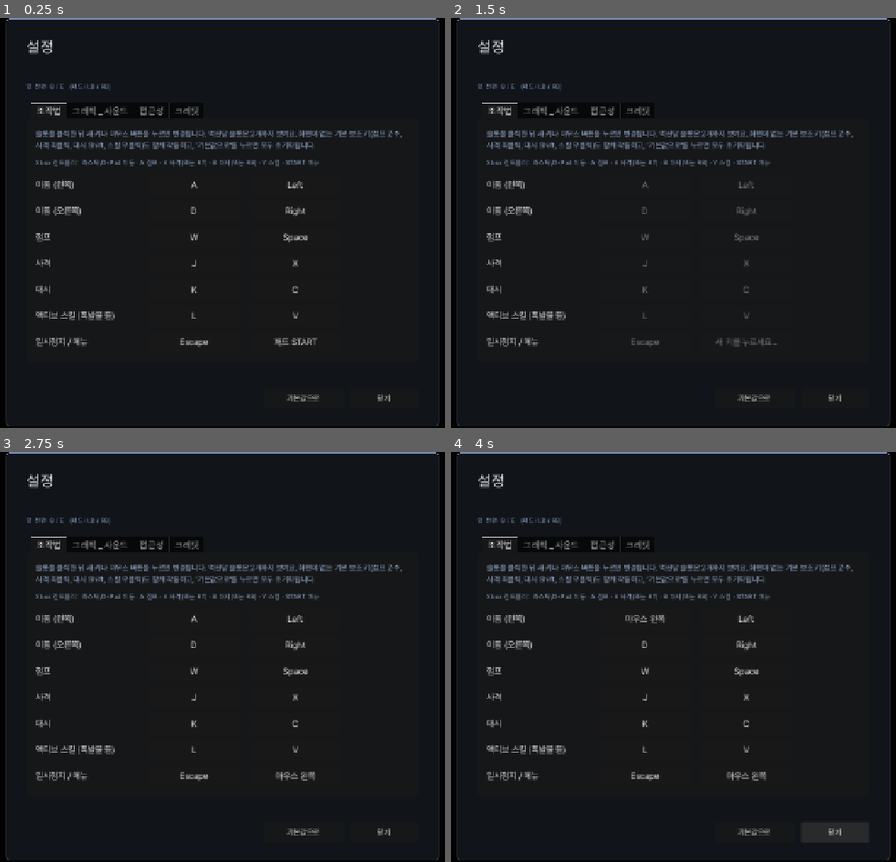
Above: before the commit, frames 1-4 (two rows, left to right).
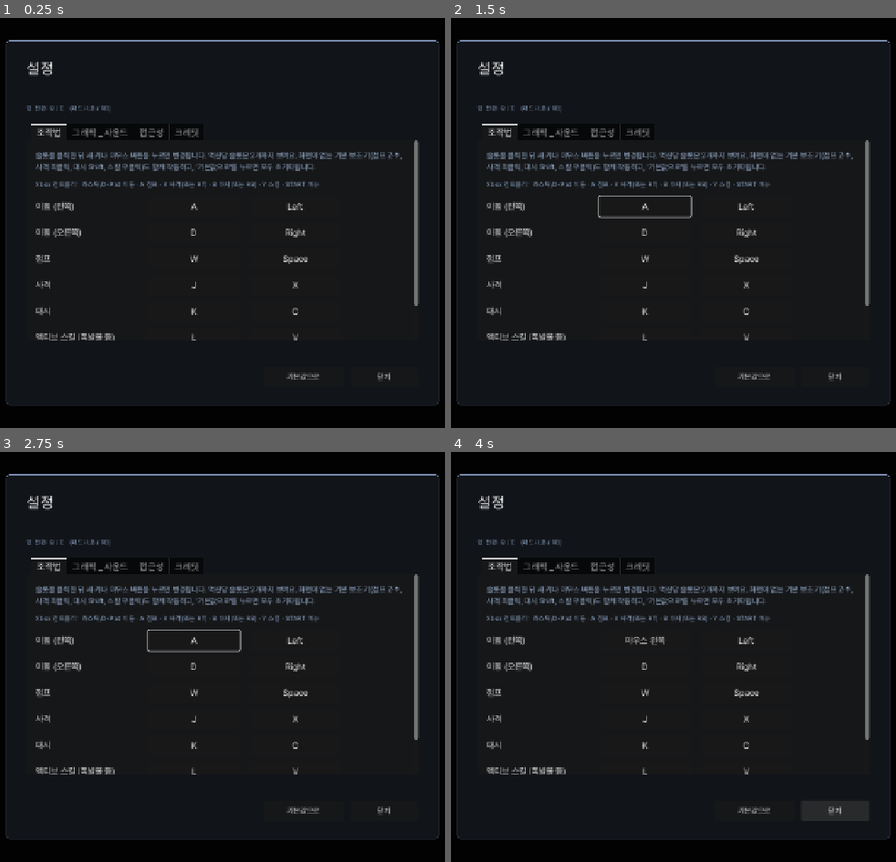
Above: after the commit, the same moments.

Repository: soomin007/EyesOnYou-Full
Game: Godot game, scene res://scenes/settings.tscn
Same seed, same stepped clock (60 frames per second), same inputs: the game is played once before the commit and once after it. This scene is started directly instead of the project's main scene.
Inputs (mouse positions are in pixels of both pictures, inside the frame that each line leads up to):
- Up to frame 1 (0.25 s): no input
- Up to frame 2 (1.5 s): click "기본값으로" at 0.5 s; click "패드 START" at 1.25 s
- Up to frame 3 (2.75 s): click (293, 796) at 2 s, where only the run after the commit has a clickable "패드 START"
- Up to frame 4 (4 s): click "A" at 2.75 s; click "닫기" at 3.5 s

The runs differ from the first frame. In frame 1, 8.1% of the frame differs, in the area x 1-99%, y 0-100%; in frame 2, 8.3%; in frame 3, 8.4%; in frame 4, 8.4%.

Commit message:
feat(mobile): 설정창 반응형(닫기 잘림 수정) + 입력 시 자동 전체화면 토글
- Settings.gd: content_scale_factor 확대에서 고정 패널(760×580)이 논리 화면을 넘어
  닫기 버튼이 잘리던 문제 수정. _fit_to_viewport로 뷰포트에 맞춰 폭 캡 + 탭 최소높이 축소
  (내용이 패널 높이 결정 → 항상 화면 안), 탭 내용 ScrollContainer로 감싸 스크롤. 화면 섹션에
  "입력 시 자동 전체화면" 토글 추가.
- OrientationGuard.gd: 1회성 전체화면 → auto_fullscreen이면 입력(터치/클릭/키)마다
  전체화면 아닐 때 재시도(otherside 방식). 웹=JS fullscreen+가로잠금(fullscreenElement 가드),
  네이티브=터치기기만. 빠져나가도 다음 입력에 복귀.
- GameState.gd: auto_fullscreen 설정(기본 true) 영속.
- 창모드 검증: 패널 scale 1.0/1.4/1.7 전부 화면 안(닫기 보임), 토글 존재. 자동 전환 실동작은 폰 실측.

Co-Authored-By: Claude Opus 4.8 (1M context) <noreply@anthropic.com>
Claude-Session: https://claude.ai/code/session_01C3qCmjjdwVFPEtRfReTAKa

Diff:
--- a/scripts/GameState.gd
+++ b/scripts/GameState.gd
@@ -104,6 +104,9 @@
 # 디스플레이 — settings.cfg에 영속. 환경 설정이라 reset()에서 안 지움.
 # 웹에선 창 크기는 브라우저 캔버스가 정하므로 무의미 → 전체화면 토글만 적용.
 var fullscreen: bool = false
+# 입력이 들어오면 자동으로 전체화면 전환(모바일 웹에서 브라우저 UI로 화면이 잘리는 것 완화).
+# OrientationGuard._input이 이 값을 보고 입력마다(전체화면 아닐 때) 재시도. 기본 켜짐, 토글로 끔.
+var auto_fullscreen: bool = true
 var window_size_index: int = 0       # WINDOW_SIZES 인덱스 (창모드일 때만)
 const WINDOW_SIZES: Array[Vector2i] = [
 	Vector2i(1280, 720),
@@ -709,6 +712,7 @@
 	screen_brightness = clampf(float(cf.get_value("access", "brightness", 1.0)), 0.5, 1.5)
 	sfx_captions = bool(cf.get_value("access", "sfx_captions", false))
 	fullscreen = bool(cf.get_value("display", "fullscreen", false))
+	auto_fullscreen = bool(cf.get_value("display", "auto_fullscreen", true))
 	window_size_index = clampi(int(cf.get_value("display", "window_size_index", 0)), 0, WINDOW_SIZES.size() - 1)
 	if version < SETTINGS_VERSION:
 		# 구 스키마 — 키바인드 폐기, project.godot + Main.gd 기본값 유지
@@ -755,6 +759,7 @@
 	cf.set_value("access", "brightness", screen_brightness)
 	cf.set_value("access", "sfx_captions", sfx_captions)
 	cf.set_value("display", "fullscreen", fullscreen)
+	cf.set_value("display", "auto_fullscreen", auto_fullscreen)
 	cf.set_value("display", "window_size_index", window_size_index)
 	cf.set_value("audio", "bgm", bgm_volume)
 	cf.set_value("audio", "sfx", sfx_volume)
--- a/scripts/OrientationGuard.gd
+++ b/scripts/OrientationGuard.gd
@@ -18,7 +18,6 @@
 var _card: Control = null
 var _font: Font = null
 var _portrait: bool = false
-var _lock_tried: bool = false
 var _touch_cached: int = -1  # -1 미판정, 0 아님, 1 터치 기기
 var _portrait_paused: bool = false  # 세로 전환으로 우리가 건 pause인지 — 우리 것만 해제
 
@@ -110,25 +109,45 @@
 		win.content_scale_factor = target
 
 func _input(event: InputEvent) -> void:
-	# 브라우저는 사용자 제스처 핸들러 안에서만 fullscreen/orientation lock을 허용한다 → 첫 입력에 1회 시도.
-	if _lock_tried:
+	# 자동 전체화면(설정 auto_fullscreen). 브라우저는 사용자 제스처 핸들러 안에서만 fullscreen/orientation
+	# lock을 허용하므로 입력(터치/클릭/키 누름) 이벤트에서 시도한다. 1회성이 아니라 "전체화면이 아니면
+	# 매 입력마다 재시도" → 사용자가 전체화면을 빠져나가도 다음 입력에 다시 들어간다(otherside 방식).
+	if not GameState.auto_fullscreen:
 		return
-	var pressed: bool = false
+	if not _is_press(event):
+		return
+	_enter_fullscreen()
+
+func _is_press(event: InputEvent) -> bool:
 	if event is InputEventScreenTouch:
-		pressed = (event as InputEventScreenTouch).pressed
-	elif event is InputEventMouseButton:
-		pressed = (event as InputEventMouseButton).pressed
-	if pressed:
-		_lock_tried = true
+		return (event as InputEventScreenTouch).pressed
+	if event is InputEventMouseButton:
+		return (event as InputEventMouseButton).pressed
+	if event is InputEventKey:
+		var k := event as InputEventKey
+		return k.pressed and not k.echo
+	return false
+
+func _enter_fullscreen() -> void:
+	if OS.has_feature("web"):
 		_try_web_landscape()
+		return
+	# 네이티브 — 데스크톱 키보드까지 매 입력 전체화면은 과하니 터치 기기(모바일 네이티브)만.
+	if not is_touch_device():
+		return
+	var mode: int = DisplayServer.window_get_mode()
+	if mode != DisplayServer.WINDOW_MODE_FULLSCREEN and mode != DisplayServer.WINDOW_MODE_EXCLUSIVE_FULLSCREEN:
+		DisplayServer.window_set_mode(DisplayServer.WINDOW_MODE_FULLSCREEN)
 
 func _try_web_landscape() -> void:
 	if not OS.has_feature("web"):
 		return
 	# documentElement를 풀스크린으로 만든 뒤 가로로 잠근다(canvas 요소 선택 실패를 피함).
+	# 이미 전체화면이면 즉시 반환(재요청으로 인한 깜빡임/에러 방지) → 매 입력 호출돼도 무해.
 	# 실패(iOS Safari 등 orientation.lock 미지원)는 조용히 무시 — 세로 안내로 폴백.
 	var js: String = """
 	(function(){
+	  if (document.fullscreenElement || document.webkitFullscreenElement) { return; }
 	  var lock = function(){
 	    try { if (screen.orientation && screen.orientation.lock) { screen.orientation.lock('landscape').catch(function(){}); } } catch(e){}
 	  };
--- a/scripts/Settings.gd
+++ b/scripts/Settings.gd
@@ -94,14 +94,16 @@
 	tabs.focus_mode = Control.FOCUS_NONE
 	v.add_child(tabs)
 
-	tabs.add_child(_build_keybind_tab())
-	tabs.add_child(_build_av_tab())
-	tabs.add_child(_build_accessibility_tab())
-	tabs.add_child(_build_credits_tab())
+	# 탭 내용을 ScrollContainer로 감싼다 — 작은 화면(모바일 확대)에서 탭 영역이 짧아져도 내용이 잘리지
+	# 않고 스크롤된다. TabContainer 탭 제목 = 자식 노드 이름이라 _scroll_wrap이 이름을 보존한다.
+	tabs.add_child(_scroll_wrap(_build_keybind_tab()))
+	tabs.add_child(_scroll_wrap(_build_av_tab()))
+	tabs.add_child(_scroll_wrap(_build_accessibility_tab()))
+	tabs.add_child(_scroll_wrap(_build_credits_tab()))
 	# 디버그 탭은 잠금 해제(GameState.debug_unlocked) 시에만 노출.
 	# 잠금 해제는 Title 화면에서 비밀 키 시퀀스 "snu" 입력으로.
 	if GameState.debug_unlocked:
-		tabs.add_child(_build_debug_tab())
+		tabs.add_child(_scroll_wrap(_build_debug_tab()))
 
 	var divider2 := ColorRect.new()
 	divider2.color = Color(0.55, 0.62, 0.78, 0.30)
@@ -126,6 +128,10 @@
 		var first_btns: Array = key_buttons.get(str(ACTIONS[0]["id"]), [])
 		if first_btns.size() > 0 and first_btns[0] is Button:
 			GameState.arm_focus_with_delay(self, first_btns[0])
+	# 패널을 화면 크기에 맞춘다(모바일 확대에서 닫기 버튼 잘림 방지). content_scale_factor는
+	# OrientationGuard가 한 프레임 뒤 적용할 수 있어 size_changed로도 재적용.
+	get_viewport().size_changed.connect(_fit_to_viewport)
+	_fit_to_viewport.call_deferred()
 
 func _build_keybind_tab() -> Control:
 	var outer := MarginContainer.new()
@@ -345,6 +351,7 @@
 # 화면 섹션 — 전체화면 토글 + 창 크기 프리셋. 값은 GameState에 영속, apply_display_settings로 즉시 반영.
 # 웹에선 창 크기를 브라우저가 정하므로 전체화면 토글과 안내만 노출.
 var _fullscreen_toggle: CheckButton
+var _auto_fs_toggle: CheckButton
 var _size_buttons: Array = []
 
 func _make_display_section() -> Control:
@@ -368,6 +375,25 @@
 	_fullscreen_toggle.toggled.connect(_on_fullscreen_toggled)
 	fs_row.add_child(_fullscreen_toggle)
 	v.add_child(fs_row)
+
+	# 자동 전체화면 — 입력 시 자동으로 전체화면 전환(모바일 웹에서 브라우저 UI로 화면 잘림 완화).
+	# OrientationGuard._input이 이 설정을 보고 입력마다(전체화면 아닐 때) 재시도한다.
+	var af_row := HBoxContainer.new()
+	af_row.add_theme_constant_override("separation", 14)
+	var af_l := Label.new()
+	af_l.text = "입력 시 자동 전체화면"
+	af_l.custom_minimum_size = Vector2(180, 28)
+	af_l.add_theme_font_size_override("font_size", 14)
+	af_l.add_theme_color_override("font_color", Color(0.9, 0.9, 0.9))
+	af_l.vertical_alignment = VERTICAL_ALIGNMENT_CENTER
+	af_row.add_child(af_l)
+	_auto_fs_toggle = CheckButton.new()
+	_auto_fs_toggle.button_pressed = GameState.auto_fullscreen
+	_auto_fs_toggle.text = "켜짐" if GameState.auto_fullscreen else "꺼짐"
+	_auto_fs_toggle.add_theme_font_size_override("font_size", 14)
+	_auto_fs_toggle.toggled.connect(_on_auto_fullscreen_toggled)
+	af_row.add_child(_auto_fs_toggle)
+	v.add_child(af_row)
 
 	# 웹: 창 크기는 브라우저 캔버스가 정함 → 프리셋 버튼 없이 안내만.
 	if OS.has_feature("web"):
@@ -429,6 +455,42 @@
 	GameState.save_settings()
 	SfxPlayer.play("ui_slider_tick")
 	_refresh_size_buttons()
+
+func _on_auto_fullscreen_toggled(pressed: bool) -> void:
+	GameState.auto_fullscreen = pressed
+	if _auto_fs_toggle != null:
+		_auto_fs_toggle.text = "켜짐" if pressed else "꺼짐"
+	GameState.save_settings()
+	SfxPlayer.play("ui_slider_tick")
+
+# 탭 내용을 세로 스크롤 컨테이너로 감싼다 — 작은 화면에서 탭 영역이 짧아도 내용을 스크롤로 볼 수 있게.
+# TabContainer 탭 제목은 자식 노드 이름이라 원래 이름을 스크롤 컨테이너로 옮겨 보존한다.
+func _scroll_wrap(content: Control) -> ScrollContainer:
+	var sc := ScrollContainer.new()
+	sc.name = content.name
+	sc.horizontal_scroll_mode = ScrollContainer.SCROLL_MODE_DISABLED
+	sc.vertical_scroll_mode = ScrollContainer.SCROLL_MODE_AUTO
+	content.size_flags_horizontal = Control.SIZE_EXPAND_FILL
+	sc.add_child(content)
+	return sc
+
+# 패널을 현재 화면(뷰포트)에 맞춘다. 모바일 확대(content_scale_factor)에서 논리 화면이 작아지면
+# 고정 크기 패널(760×580)이 화면을 넘겨 아래(닫기 버튼)가 잘렸다. 폭은 캡, 세로는 탭 최소높이를 줄여
+# 내용 총합이 화면을 안 넘게 한다(패널 높이는 내용이 결정 → 항상 화면 안). 데스크톱은 기존과 동일(탭 380).
+var _last_fit_vp: Vector2 = Vector2.ZERO
+
+func _fit_to_viewport() -> void:
+	if panel == null:
+		return
+	var vs: Vector2 = get_viewport_rect().size
+	if vs == _last_fit_vp:
+		return
+	_last_fit_vp = vs
+	# 폭 캡(세로 높이 floor는 0 → 내용이 높이를 결정하게, 안 그러면 580 floor가 작은 화면서 잘림 유발).
+	panel.custom_minimum_size = Vector2(minf(760.0, maxf(vs.x - 24.0, 300.0)), 0.0)
+	# 탭 최소높이 = 화면높이 - 고정요소(~286: 제목/구분선/힌트/버튼바/여백/separation). 130~380 클램프.
+	if tabs != null:
+		tabs.custom_minimum_size.y = clampf(vs.y - 286.0, 130.0, 380.0)
 
 func _on_window_size_pressed(index: int) -> void:
 	GameState.window_size_index = index
@@ -714,6 +776,9 @@
 			(b as Button).disabled = value
 
 func _process(delta: float) -> void:
+	# content_scale_factor를 OrientationGuard가 프레임 뒤 바꿀 수 있어 매 프레임 패널 맞춤 재확인
+	# (_fit_to_viewport는 뷰포트 크기 변화 시에만 실제 재배치 → 저렴).
+	_fit_to_viewport()
 	# 위/아래 hold 연속 이동 — Godot 기본 ui_up/down은 echo로 자동 반복되지 않음.
 	if capturing_action != "":
 		return
Not shown, changed: session_logs/2026-07-03.md
